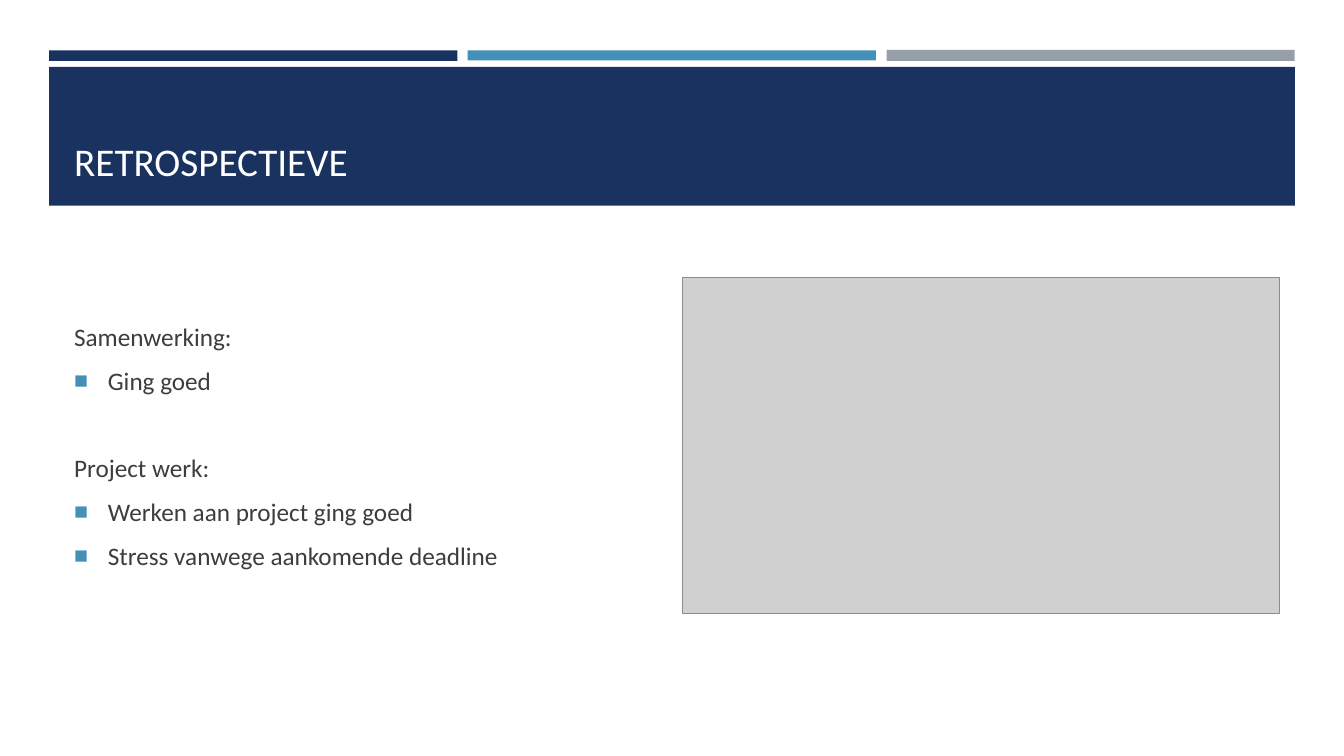
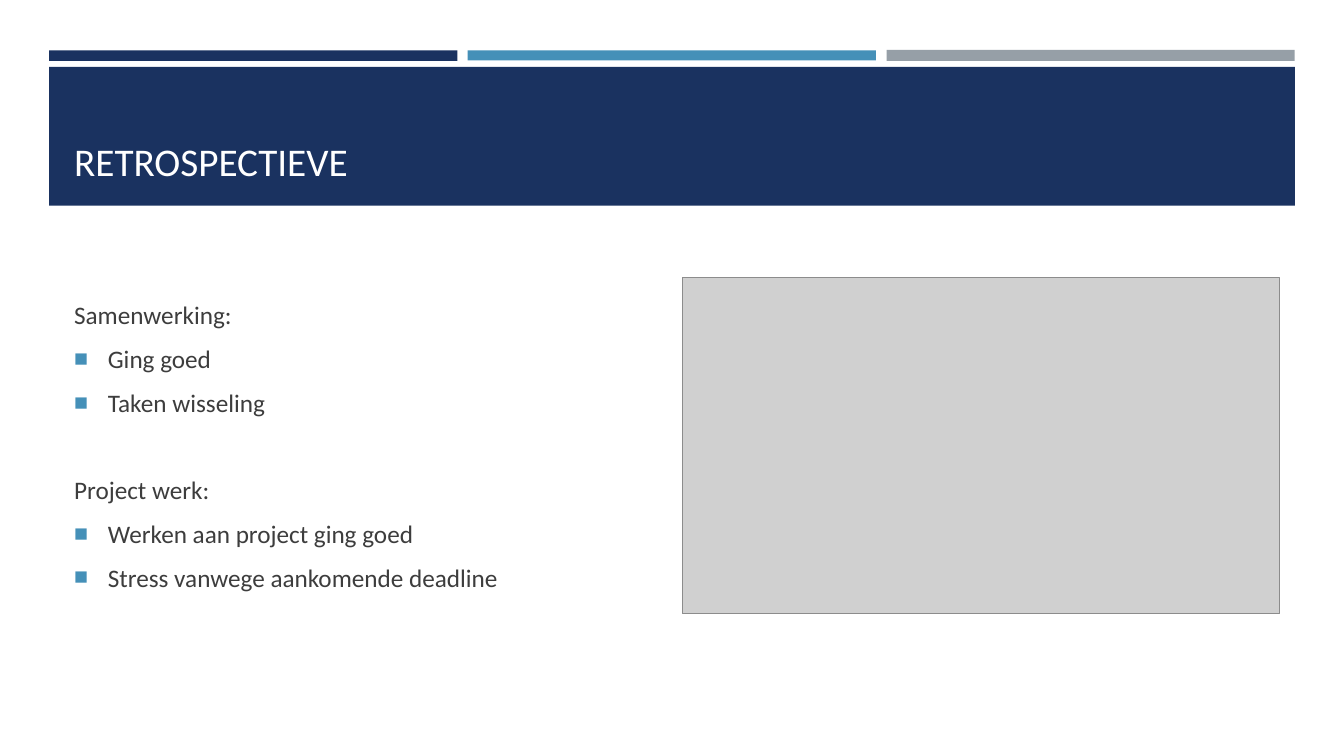
Before and after one commit to BruddaCode/Project-3-4-Bank, a slide deck: slide 8 of documentatie/po presentaties/PO meet 5.pptx (slide 6 before the commit). Drawn at 1344x756 pixels with LibreOffice and Linux fonts; fonts in the diff are those of the drawing; grey boxes stand for pictures. Boxes give left, top, right and bottom in pixels: in the first picture for what was removed or moved away, otherwise in the second. Text is boxed around its words. In the diff, an @@ line names an element or a change of style, - is before the commit and + after.

```diff
--- a/documentatie/po presentaties/PO meet 5.pptx
+++ b/documentatie/po presentaties/PO meet 5.pptx
@@ text at [108, 394, 265, 417]: paragraph added @@
+■ Taken wisseling
```
Also in this commit, not shown: 4 other slides changed, 2 slides added.
